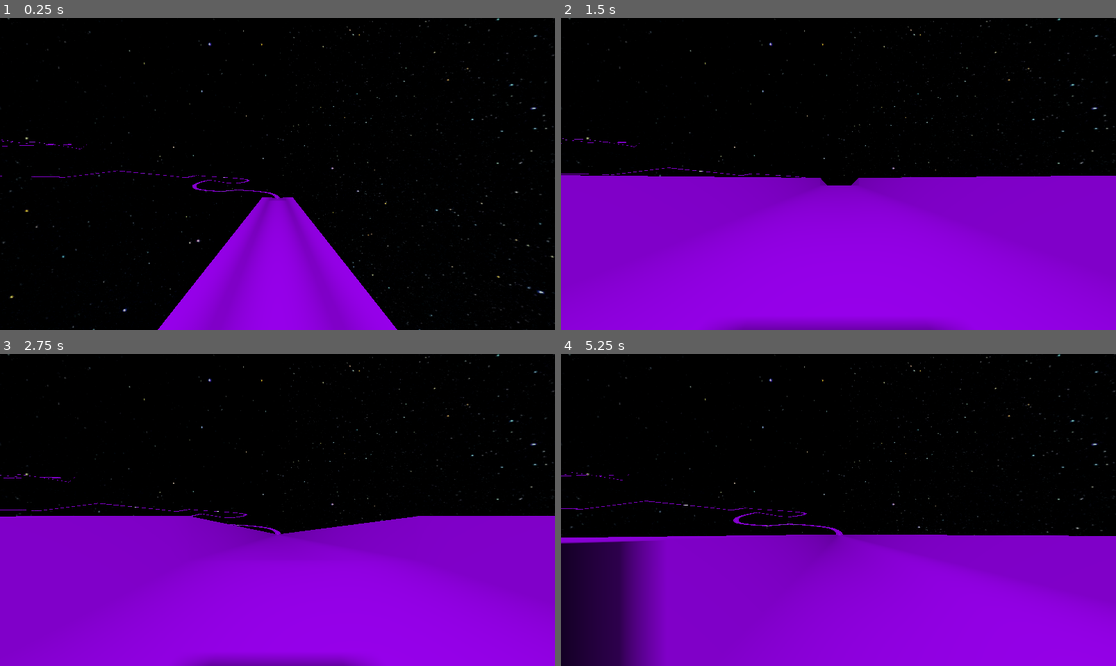
Above: before the commit, frames 1-4 (two rows, left to right).
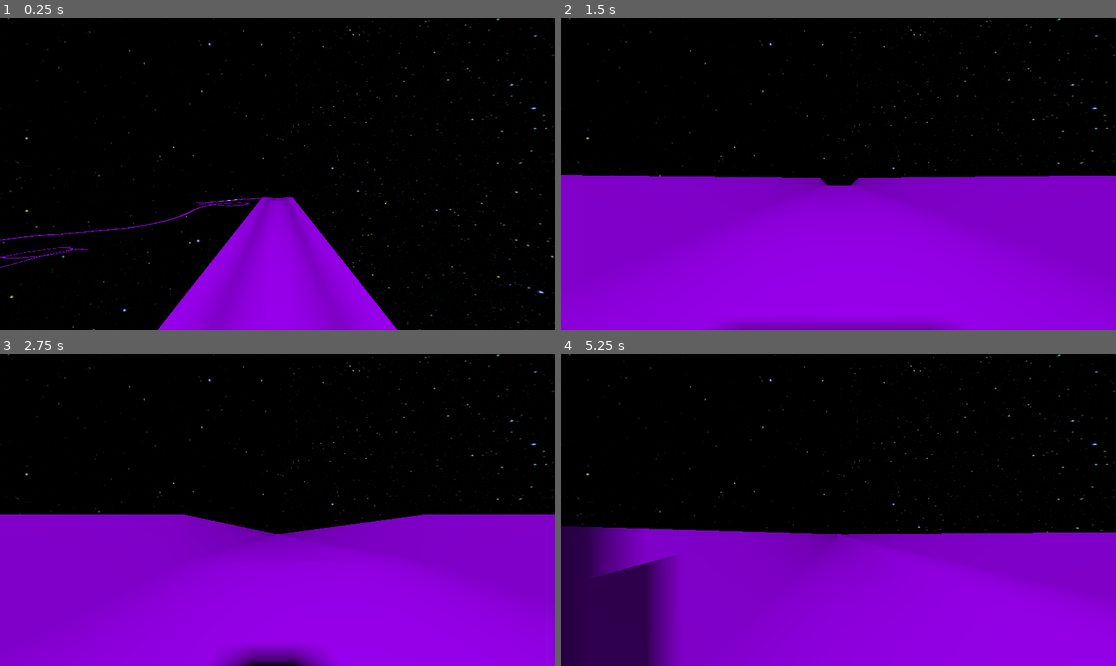
Above: after the commit, the same moments.

Repository: ArijaK/luge_vr
Game: Godot game, scene res://main.tscn
The game is run twice, just before and just after one commit, with the same random seed, the same clock (stepped at 60 frames per second) and the same inputs.
Inputs:
- Up to frame 1 (0.25 s): no input
- Up to frame 2 (1.5 s): no input
- Up to frame 3 (2.75 s): no input
- Up to frame 4 (5.25 s): no input

The runs differ from the first frame. In frame 1, 0.4% of the frame differs, in the area x 0-51%, y 38-80%; in frame 2, less than 0.1%; in frame 3, 1.6%; in frame 4, 6.1%, in the area x 0-100%, y 37-100%.

Commit message:
Fix slope issues

Diff:
--- a/vr/data/test_real.json
+++ b/vr/data/test_real.json
@@ -11,85 +11,85 @@
   "segments": [
 	{ "length": 7.00, "radius": 0.0, "slope": 0.0, "turn": 1 },
 
-	{ "length": 15.00, "radius": 0.0, "slope": -2.0, "turn": 1 },
+	{ "length": 15.00, "radius": 0.0, "slope": 2.0, "turn": 1 },
 
-	{ "length": 80.50, "radius": 0.0, "slope": -12.00, "turn": 1 },
-	{ "length": 11.50, "radius": 17.0, "slope": -12.00, "turn": 1 },
+	{ "length": 80.50, "radius": 0.0, "slope": 12.00, "turn": 1 },
+	{ "length": 11.50, "radius": 17.0, "slope": 12.00, "turn": 1 },
 
-	{ "length": 20.50, "radius": 17.0, "slope": -6.4444, "turn": 1 },
-	{ "length": 8.50, "radius": 0.0, "slope": -6.4444, "turn": 1 },
-	{ "length": 16.00, "radius": 15.0, "slope": -6.4444, "turn": -1 },
+	{ "length": 20.50, "radius": 17.0, "slope": 6.4444, "turn": 1 },
+	{ "length": 8.50, "radius": 0.0, "slope": 6.4444, "turn": 1 },
+	{ "length": 16.00, "radius": 15.0, "slope": 6.4444, "turn": -1 },
 
-	{ "length": 24.50, "radius": 15.0, "slope": -18.0000, "turn": -1 },
-	{ "length": 13.50, "radius": 0.0, "slope": -18.0000, "turn": 1 },
+	{ "length": 24.50, "radius": 15.0, "slope": 18.0000, "turn": -1 },
+	{ "length": 13.50, "radius": 0.0, "slope": 18.0000, "turn": 1 },
 
-	{ "length": 6.50, "radius": 0.0, "slope": -7.0000, "turn": 1 },
-	{ "length": 80.50, "radius": 21.4, "slope": -7.0000, "turn": 1 },
-	{ "length": 3.00, "radius": 0.0, "slope": -7.0000, "turn": 1 },
+	{ "length": 6.50, "radius": 0.0, "slope": 7.0000, "turn": 1 },
+	{ "length": 80.50, "radius": 21.4, "slope": 7.0000, "turn": 1 },
+	{ "length": 3.00, "radius": 0.0, "slope": 7.0000, "turn": 1 },
 
-	{ "length": 12.00, "radius": 0.0, "slope": -11.0000, "turn": 1 },
-	{ "length": 44.50, "radius": 30.0, "slope": -11.0000, "turn": -1 },
-	{ "length": 40.00, "radius": 0.0, "slope": -11.0000, "turn": 1 },
-	{ "length": 3.50, "radius": 35.0, "slope": -11.0000, "turn": 1 },
+	{ "length": 12.00, "radius": 0.0, "slope": 11.0000, "turn": 1 },
+	{ "length": 44.50, "radius": 30.0, "slope": 11.0000, "turn": -1 },
+	{ "length": 40.00, "radius": 0.0, "slope": 11.0000, "turn": 1 },
+	{ "length": 3.50, "radius": 35.0, "slope": 11.0000, "turn": 1 },
 
-	{ "length": 53.50, "radius": 35.0, "slope": -2.0000, "turn": 1 },
-	{ "length": 13.00, "radius": 0.0, "slope": -2.0000, "turn": 1 },
-	{ "length": 18.50, "radius": 23.0, "slope": -2.0000, "turn": -1 },
+	{ "length": 53.50, "radius": 35.0, "slope": 2.0000, "turn": 1 },
+	{ "length": 13.00, "radius": 0.0, "slope": 2.0000, "turn": 1 },
+	{ "length": 18.50, "radius": 23.0, "slope": 2.0000, "turn": -1 },
 
-	{ "length": 33.00, "radius": 23.0, "slope": -15.0000, "turn": -1 },
-	{ "length": 21.00, "radius": 0.0, "slope": -15.0000, "turn": 1 },
-	{ "length": 6.00, "radius": 21.0, "slope": -15.0000, "turn": 1 },
+	{ "length": 33.00, "radius": 23.0, "slope": 15.0000, "turn": -1 },
+	{ "length": 21.00, "radius": 0.0, "slope": 15.0000, "turn": 1 },
+	{ "length": 6.00, "radius": 21.0, "slope": 15.0000, "turn": 1 },
 
-	{ "length": 45.00, "radius": 21.0, "slope": -3.0000, "turn": 1 },
+	{ "length": 45.00, "radius": 21.0, "slope": 3.0000, "turn": 1 },
 
-	{ "length": 6.00, "radius": 21.0, "slope": -14.0000, "turn": 1 },
-	{ "length": 11.50, "radius": 0.0, "slope": -14.0000, "turn": 1 },
-	{ "length": 80.00, "radius": 21.0, "slope": -14.0000, "turn": -1 },
+	{ "length": 6.00, "radius": 21.0, "slope": 14.0000, "turn": 1 },
+	{ "length": 11.50, "radius": 0.0, "slope": 14.0000, "turn": 1 },
+	{ "length": 80.00, "radius": 21.0, "slope": 14.0000, "turn": -1 },
 
-	{ "length": 5.00, "radius": 21.0, "slope": -2.0000, "turn": -1 },
-	{ "length": 11.50, "radius": 0.0, "slope": -2.0000, "turn": 1 },
-	{ "length": 46.00, "radius": 140.0, "slope": -2.0000, "turn": 1 },
+	{ "length": 5.00, "radius": 21.0, "slope": 2.0000, "turn": -1 },
+	{ "length": 11.50, "radius": 0.0, "slope": 2.0000, "turn": 1 },
+	{ "length": 46.00, "radius": 140.0, "slope": 2.0000, "turn": 1 },
 
-	{ "length": 40.00, "radius": 140.0, "slope": -16.0000, "turn": 1 },
-	{ "length": 20.00, "radius": 0.0, "slope": -16.0000, "turn": 1 },
+	{ "length": 40.00, "radius": 140.0, "slope": 16.0000, "turn": 1 },
+	{ "length": 20.00, "radius": 0.0, "slope": 16.0000, "turn": 1 },
 
-	{ "length": 30.00, "radius": 0.0, "slope": -10.0000, "turn": 1 },
-	{ "length": 40.00, "radius": 29.0, "slope": -10.0000, "turn": 1 },
+	{ "length": 30.00, "radius": 0.0, "slope": 10.0000, "turn": 1 },
+	{ "length": 40.00, "radius": 29.0, "slope": 10.0000, "turn": 1 },
 
-	{ "length": 37.00, "radius": 29.0, "slope": -16.0000, "turn": 1 },
-	{ "length": 3.00, "radius": 0.0, "slope": -16.0000, "turn": 1 },
+	{ "length": 37.00, "radius": 29.0, "slope": 16.0000, "turn": 1 },
+	{ "length": 3.00, "radius": 0.0, "slope": 16.0000, "turn": 1 },
 
-	{ "length": 8.00, "radius": 0.0, "slope": -12.0000, "turn": 1 },
-	{ "length": 86.00, "radius": 33.5, "slope": -12.0000, "turn": -1 },
+	{ "length": 8.00, "radius": 0.0, "slope": 12.0000, "turn": 1 },
+	{ "length": 86.00, "radius": 33.5, "slope": 12.0000, "turn": -1 },
 
-	{ "length": 31.00, "radius": 33.5, "slope": 2.0000, "turn": -1 },
+	{ "length": 31.00, "radius": 33.5, "slope": -2.0000, "turn": -1 },
 
-	{ "length": 31.00, "radius": 33.5, "slope": 8.0000, "turn": -1 },
-	{ "length": 24.00, "radius": 0.0, "slope": 8.0000, "turn": 1 },
+	{ "length": 31.00, "radius": 33.5, "slope": -8.0000, "turn": -1 },
+	{ "length": 24.00, "radius": 0.0, "slope": -8.0000, "turn": 1 },
 
-	{ "length": 7.00, "radius": 0.0, "slope": 2.0000, "turn": 1 },
-	{ "length": 10.50, "radius": 400.0, "slope": 2.0000, "turn": -1 },
-	{ "length": 6.50, "radius": 0.0, "slope": 2.0000, "turn": 1 },
-	{ "length": 11.00, "radius": 500.0, "slope": 2.0000, "turn": 1 },
+	{ "length": 7.00, "radius": 0.0, "slope": -2.0000, "turn": 1 },
+	{ "length": 10.50, "radius": 400.0, "slope": -2.0000, "turn": -1 },
+	{ "length": 6.50, "radius": 0.0, "slope": -2.0000, "turn": 1 },
+	{ "length": 11.00, "radius": 500.0, "slope": -2.0000, "turn": 1 },
 
-	{ "length": 1.50, "radius": 500.0, "slope": -8.0000, "turn": 1 },
-	{ "length": 5.00, "radius": 0.0, "slope": -8.0000, "turn": 1 },
-	{ "length": 23.50, "radius": 31.0, "slope": -8.0000, "turn": 1 },
+	{ "length": 1.50, "radius": 500.0, "slope": 8.0000, "turn": 1 },
+	{ "length": 5.00, "radius": 0.0, "slope": 8.0000, "turn": 1 },
+	{ "length": 23.50, "radius": 31.0, "slope": 8.0000, "turn": 1 },
 
-	{ "length": 45.00, "radius": 31.0, "slope": -17.0000, "turn": 1 },
+	{ "length": 45.00, "radius": 31.0, "slope": 17.0000, "turn": 1 },
 
-	{ "length": 44.00, "radius": 31.0, "slope": -4.0000, "turn": 1 },
-	{ "length": 21.00, "radius": 0.0, "slope": -4.0000, "turn": 1 },
-	{ "length": 20.00, "radius": 33.0, "slope": -4.0000, "turn": 1 },
+	{ "length": 44.00, "radius": 31.0, "slope": 4.0000, "turn": 1 },
+	{ "length": 21.00, "radius": 0.0, "slope": 4.0000, "turn": 1 },
+	{ "length": 20.00, "radius": 33.0, "slope": 4.0000, "turn": 1 },
 
-	{ "length": 60.00, "radius": 33.0, "slope": 2.5000, "turn": 1 },
+	{ "length": 60.00, "radius": 33.0, "slope": -2.5000, "turn": 1 },
 
-	{ "length": 42.00, "radius": 33.0, "slope": 10.0000, "turn": 1 },
-	{ "length": 14.50, "radius": 0.0, "slope": 10.0000, "turn": 1 },
-	{ "length": 13.50, "radius": 34.0, "slope": 10.0000, "turn": -1 },
+	{ "length": 42.00, "radius": 33.0, "slope": -10.0000, "turn": 1 },
+	{ "length": 14.50, "radius": 0.0, "slope": -10.0000, "turn": 1 },
+	{ "length": 13.50, "radius": 34.0, "slope": -10.0000, "turn": -1 },
 
-	{ "length": 38.50, "radius": 34.0, "slope": 16.0000, "turn": -1 },
-	{ "length": 26.50, "radius": 0.0, "slope": 16.0000, "turn": 1 }
+	{ "length": 38.50, "radius": 34.0, "slope": -16.0000, "turn": -1 },
+	{ "length": 26.50, "radius": 0.0, "slope": -16.0000, "turn": 1 }
 
   ]
 }
--- a/vr/track.gd
+++ b/vr/track.gd
@@ -40,7 +40,7 @@
 	for s in segments:
 		if is_zero_approx(s.radius):
 			start += direction * s.length
-			start.y += s.length * (s.slope / 100.0)
+			start.y -= s.length * (s.slope / 100.0)
 
 			result.add_point(start)
 		else:
@@ -66,10 +66,11 @@
 	return result
 
 
-func get_T(p1: Vector3, p2: Vector3) -> Transform3D:
+func get_T(p1: Vector3, p2: Vector3, current_up: Vector3) -> Transform3D:
 	var forward = (p2 - p1).normalized()
+	var up = (current_up - forward * current_up.dot(forward)).normalized()
 	var right = forward.cross(Vector3.UP).normalized()
-	return Transform3D( Basis(right, Vector3.UP, forward), p1)
+	return Transform3D( Basis(right, up, forward), p1)
 
 
 func get_shape_points(shape: PackedVector3Array, T: Transform3D) -> PackedVector3Array:
@@ -86,11 +87,14 @@
 	var line_points = curve.get_baked_points()
 	var sections = []
 
+	var up = Vector3.UP
 	for i in range(line_points.size() - 1):
 		var p = line_points[i]
 		var p_next = line_points[i + 1]
-		var T = get_T(p, p_next)
+		var T = get_T(p, p_next, up)
+
 		sections.append(get_shape_points(shape, T))
+		up = T.basis.y
 
 	for i in range(sections.size() - 1):
 		var s = sections[i]
